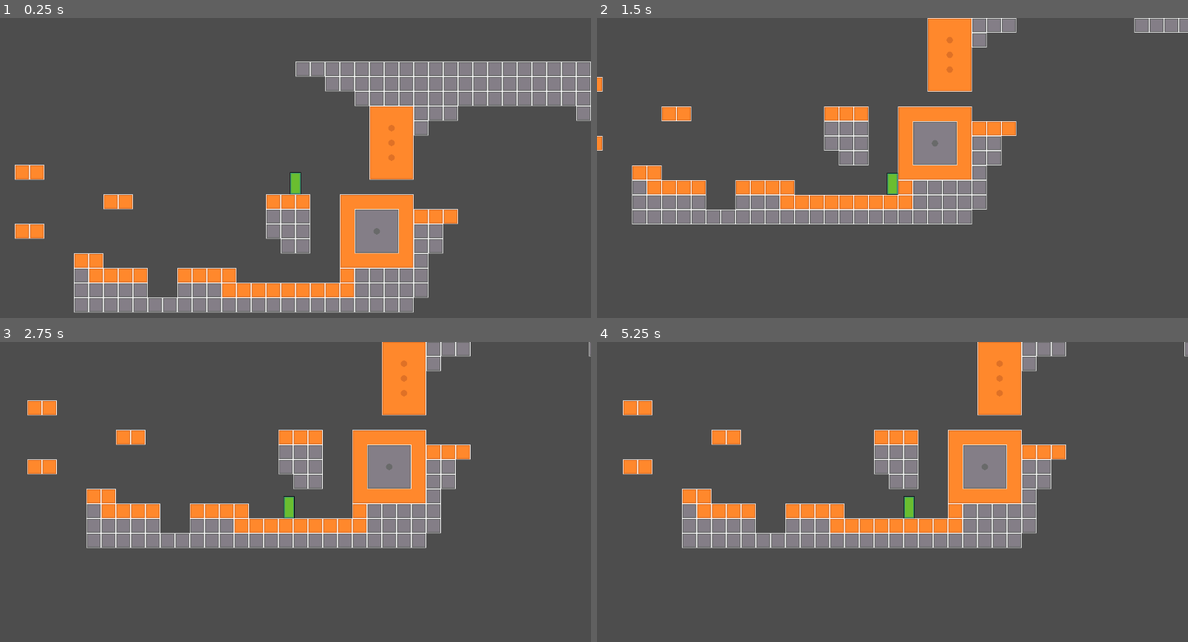
Above: before the commit, frames 1-4 (two rows, left to right).
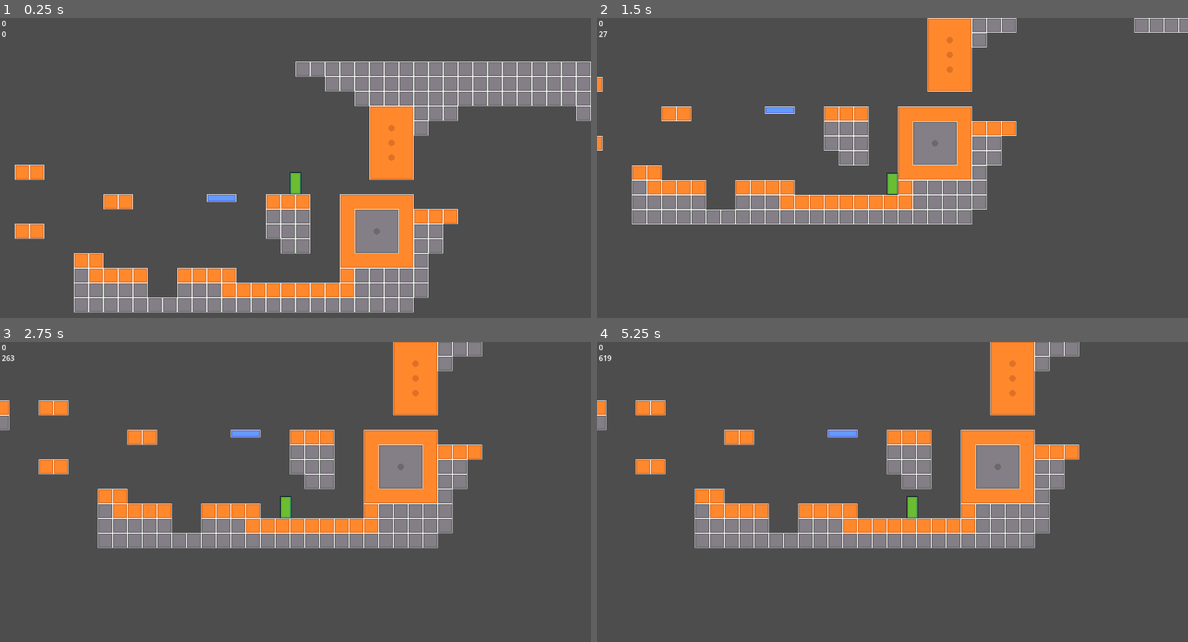
Above: after the commit, the same moments.

Repository: TRGRally/little-man-game
Game: Godot game, scene res://scenes/game.tscn
Same seed, same stepped clock (60 frames per second), same inputs: the game is played once before the commit and once after it.
Inputs:
- Up to frame 1 (0.25 s): no input
- Up to frame 2 (1.5 s): tap Enter at 0.5 s; hold Right (move_right) from 0.53 s (still down); tap Shift (dash) at 0.6, 1.35 s; tap Space (jump) at 0.77 s
- Up to frame 3 (2.75 s): tap Space (jump) at 1.52 s; release Right (move_right) at 2.03 s; hold Left (move_left) from 2.03 s (still down); tap Shift (dash) at 2.1 s
- Up to frame 4 (5.25 s): release Left (move_left) at 2.78 s; hold Right (move_right) 2.78-4.28 s; tap Shift (dash) every 0.75 s from 2.85 to 5.1 s; tap Space (jump) at 3.02, 3.77, 4.52 s; hold Left (move_left) 4.28-5.03 s; hold Right (move_right) from 5.03 s (still down)

The runs differ from the first frame. In frame 1, 0.2% of the frame differs, in the area x 0-40%, y 0-62%; in frame 2, 0.2%; in frame 3, 10%, in the area x 0-100%, y 0-69%; in frame 4, 9.9%.

Commit message:
velocity hud etc

Diff:
--- a/scenes/game.tscn
+++ b/scenes/game.tscn
@@ -1,8 +1,30 @@
-[gd_scene load_steps=7 format=4 uid="uid://dwvu6qqm1x438"]
+[gd_scene load_steps=11 format=4 uid="uid://dwvu6qqm1x438"]
 
 [ext_resource type="Script" path="res://scripts/game.gd" id="1_8bmj7"]
 [ext_resource type="PackedScene" uid="uid://20vymhe38nsq" path="res://scenes/player.tscn" id="1_rss1j"]
 [ext_resource type="Texture2D" uid="uid://cosyj0now6mxb" path="res://assets/sprites/dev.png" id="2_exghi"]
+[ext_resource type="PackedScene" uid="uid://crrn62if0387i" path="res://scenes/platform.tscn" id="4_bl2iw"]
+[ext_resource type="PackedScene" uid="uid://dwo5jg10b1tbh" path="res://scenes/hud.tscn" id="5_thxls"]
+
+[sub_resource type="GDScript" id="GDScript_t53kb"]
+resource_name = "res://scripts/game_manager.gd"
+script/source = "extends Node
+
+var deaths = 0
+
+func add_death():
+	deaths += 1
+	return deaths
+
+# Called when the node enters the scene tree for the first time.
+func _ready() -> void:
+	pass # Replace with function body.
+
+
+# Called every frame. 'delta' is the elapsed time since the previous frame.
+func _process(delta: float) -> void:
+	pass
+"
 
 [sub_resource type="TileSetAtlasSource" id="TileSetAtlasSource_twgah"]
 texture = ExtResource("2_exghi")
@@ -273,11 +295,31 @@
 physics_layer_0/collision_layer = 1
 sources/0 = SubResource("TileSetAtlasSource_twgah")
 
+[sub_resource type="GDScript" id="GDScript_i7goa"]
+resource_name = "res://scripts/killzone.gd"
+script/source = "extends Area2D
+
+@onready var gameManager = %GameManager
+
+# Called when the node enters the scene tree for the first time.
+func _ready() -> void:
+	pass # Replace with function body.
+
+
+# Called every frame. 'delta' is the elapsed time since the previous frame.
+func _process(delta: float) -> void:
+	pass
+"
+
 [sub_resource type="WorldBoundaryShape2D" id="WorldBoundaryShape2D_eyfp4"]
 distance = -300.0
 
 [node name="Game" type="Node2D"]
 script = ExtResource("1_8bmj7")
+
+[node name="GameManager" type="Node" parent="."]
+unique_name_in_owner = true
+script = SubResource("GDScript_t53kb")
 
 [node name="Player" parent="." instance=ExtResource("1_rss1j")]
 position = Vector2(0, -3)
@@ -292,9 +334,16 @@
 tile_set = SubResource("TileSet_e5u8y")
 rendering_quadrant_size = 32
 
-[node name="Area2D" type="Area2D" parent="."]
-
-[node name="CollisionShape2D" type="CollisionShape2D" parent="Area2D"]
+[node name="Killzone" type="Area2D" parent="."]
+script = SubResource("GDScript_i7goa")
+
+[node name="CollisionShape2D" type="CollisionShape2D" parent="Killzone"]
 shape = SubResource("WorldBoundaryShape2D_eyfp4")
 
-[connection signal="body_entered" from="Area2D" to="." method="_on_area_2d_body_entered"]
+[node name="Platform" parent="." instance=ExtResource("4_bl2iw")]
+position = Vector2(-160, 8)
+
+[node name="HUD" parent="." instance=ExtResource("5_thxls")]
+unique_name_in_owner = true
+
+[connection signal="body_entered" from="Killzone" to="." method="_on_area_2d_body_entered"]
--- /dev/null
+++ b/scenes/hud.tscn
@@ -0,0 +1,40 @@
+[gd_scene load_steps=2 format=3 uid="uid://dwo5jg10b1tbh"]
+
+[sub_resource type="GDScript" id="GDScript_6laai"]
+resource_name = "res://scripts/hud.gd"
+script/source = "extends CanvasLayer
+
+func set_deaths(deaths):
+	$Deaths.text = str(deaths)
+
+func set_velocity(velocity: Vector2):
+	var vel = snapped(velocity.length(), 0)
+	$Velocity.text = str(vel)
+
+# Called when the node enters the scene tree for the first time.
+func _ready() -> void:
+	pass # Replace with function body.
+
+
+# Called every frame. 'delta' is the elapsed time since the previous frame.
+func _process(delta: float) -> void:
+	pass
+"
+
+[node name="HUD" type="CanvasLayer"]
+script = SubResource("GDScript_6laai")
+
+[node name="Deaths" type="Label" parent="."]
+offset_left = 4.0
+offset_right = 44.0
+offset_bottom = 23.0
+text = "0
+"
+horizontal_alignment = 3
+
+[node name="Velocity" type="Label" parent="."]
+offset_left = 4.0
+offset_top = 23.0
+offset_right = 79.0
+offset_bottom = 46.0
+text = "some shit"
--- /dev/null
+++ b/scenes/platform.tscn
@@ -0,0 +1,15 @@
+[gd_scene load_steps=3 format=3 uid="uid://crrn62if0387i"]
+
+[ext_resource type="Texture2D" uid="uid://bn385b2fwxxyf" path="res://assets/sprites/dev-platform.png" id="1_34tg4"]
+
+[sub_resource type="RectangleShape2D" id="RectangleShape2D_ncsh2"]
+size = Vector2(64, 16)
+
+[node name="Platform" type="AnimatableBody2D"]
+
+[node name="Sprite2D" type="Sprite2D" parent="."]
+texture = ExtResource("1_34tg4")
+
+[node name="CollisionShape2D" type="CollisionShape2D" parent="."]
+shape = SubResource("RectangleShape2D_ncsh2")
+one_way_collision = true
--- a/scenes/player.tscn
+++ b/scenes/player.tscn
@@ -34,6 +34,7 @@
 size = Vector2(24, 48)
 
 [node name="Player" type="CharacterBody2D"]
+z_index = 5
 script = ExtResource("1_ndxlv")
 
 [node name="Sprite2D" type="AnimatedSprite2D" parent="."]
--- a/scripts/game.gd
+++ b/scripts/game.gd
@@ -1,5 +1,7 @@
 extends Node2D
 
+@onready var gameManager = %GameManager
+@onready var HUD = %HUD
 
 # Called when the node enters the scene tree for the first time.
 func _ready() -> void:
@@ -13,3 +15,5 @@
 
 func _on_area_2d_body_entered(body: Node2D) -> void:
 	body.position = Vector2(0,0)
+	var deaths = gameManager.add_death()
+	HUD.set_deaths(deaths)
--- a/scripts/player.gd
+++ b/scripts/player.gd
@@ -4,13 +4,15 @@
 const SPEED = 30.0
 const JUMP_VELOCITY = -600.0
 const AIR_FRICTION = 0.95
-const FRICTION = 0.85
+const FRICTION = 0.9
 const GRAVITY = 2000
 const FALL_GRAVITY = 2400
 const DASH_VELOCITY = 1000
 
 var dashCount = 0
 var allowedDashes = 1
+
+@onready var HUD = %HUD
 
 # Export variable to easily adjust the hitbox size in the Inspector
 @export var normal_hitbox_size: Vector2 = Vector2(24, 48)
@@ -76,13 +78,17 @@
 	#Dash
 	if Input.is_action_just_pressed("dash") and is_dash_available():
 		dashCount = dashCount + 1
-		velocity = DASH_VELOCITY * inputVector
+
+		if velocity.length() <= DASH_VELOCITY:
+			velocity = DASH_VELOCITY * inputVector
+		else:
+			velocity = velocity.length() * inputVector
 
 	if is_on_floor():
 		dashCount = 0
 
 
-
+	HUD.set_velocity(velocity)
 
 
 
Binary file added: assets/dev-platform.aseprite
Binary file added: assets/sprites/dev-platform.png
Not shown, added: assets/sprites/dev-platform.png.import
